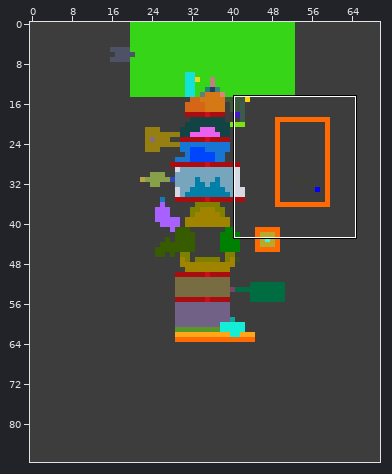
A sprite sheet gets an edit: files/m.png. Above: a wide view before the commit, with the close-up outlined.
Close-up. Before:
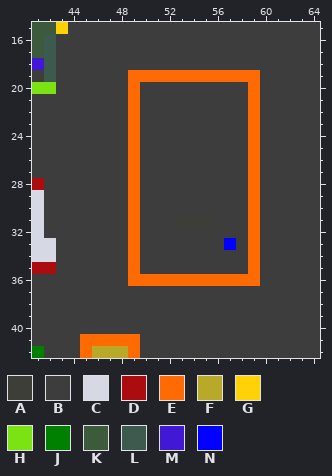
The file is 70x88 pixels. Colours within 5 levels of each other are drawn and written as one. Shown: x 41..64, y 15..42. The commit also changed other parts of the picture, which this record leaves out.
Palette (. is transparent): A #3d3e37  B #3d3d3d  C #d6d8e3  D #aa0c10  E #ff6a02  F #b8a928  G #ffd107  H #7be311  J #008000  K #3d5a3d  L #3d5a4f  M #4118d6  N #0000ff
Pixels before, first column x 41:
15 KKGBBBBBBBBBBBBBBBBBBBBB
16 KLBBBBBBBBBBBBBBBBBBBBBB
17 KLBBBBBBBBBBBBBBBBBBBBBB
18 MLBBBBBBBBBBBBBBBBBBBBBB
19 BLBBBBBBEEEEEEEEEEEBBBBB
20 HHBBBBBBEBBBBBBBBBEBBBBB
21 BBBBBBBBEBBBBBBBBBEBBBBB
22 BBBBBBBBEBBBBBBBBBEBBBBB
23 BBBBBBBBEBBBBBBBBBEBBBBB
24 BBBBBBBBEBBBBBBBBBEBBBBB
25 BBBBBBBBEBBBBBBBBBEBBBBB
26 BBBBBBBBEBBBBBBBBBEBBBBB
27 BBBBBBBBEBBBBBBBBBEBBBBB
28 DBBBBBBBEBBBBBBBBBEBBBBB
29 CBBBBBBBEBBBBBBBBBEBBBBB
30 CBBBBBBBEBBBBBBBBBEBBBBB
31 CBBBBBBBEBBBAAABBBEBBBBB
32 CBBBBBBBEBBBBBBBBBEBBBBB
33 CCBBBBBBEBBBBBBBNBEBBBBB
34 CCBBBBBBEBBBBBBBBBEBBBBB
35 DDBBBBBBEBBBBBBBBBEBBBBB
36 BBBBBBBBEEEEEEEEEEEBBBBB
37 BBBBBBBBBBBBBBBBBBBBBBBB
38 BBBBBBBBBBBBBBBBBBBBBBBB
39 BBBBBBBBBBBBBBBBBBBBBBBB
40 BBBBBBBBBBBBBBBBBBBBBBBB
41 BBBBEEEEEBBBBBBBBBBBBBBB
42 JBBBEFFFEBBBBBBBBBBBBBBB
And afterwards:
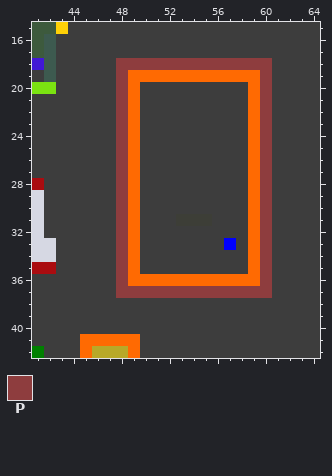
Colours new in this view: P #8e3d3e
Change:
Changed rows in their new state; - is an unchanged pixel.
first column x 48:
18 PPPPPPPPPPPPP
19 P-----------P
20 P-----------P
21 P-----------P
22 P-----------P
23 P-----------P
24 P-----------P
25 P-----------P
26 P-----------P
27 P-----------P
28 P-----------P
29 P-----------P
30 P-----------P
31 P-----------P
32 P-----------P
33 P-----------P
34 P-----------P
35 P-----------P
36 P-----------P
37 PPPPPPPPPPPPP
